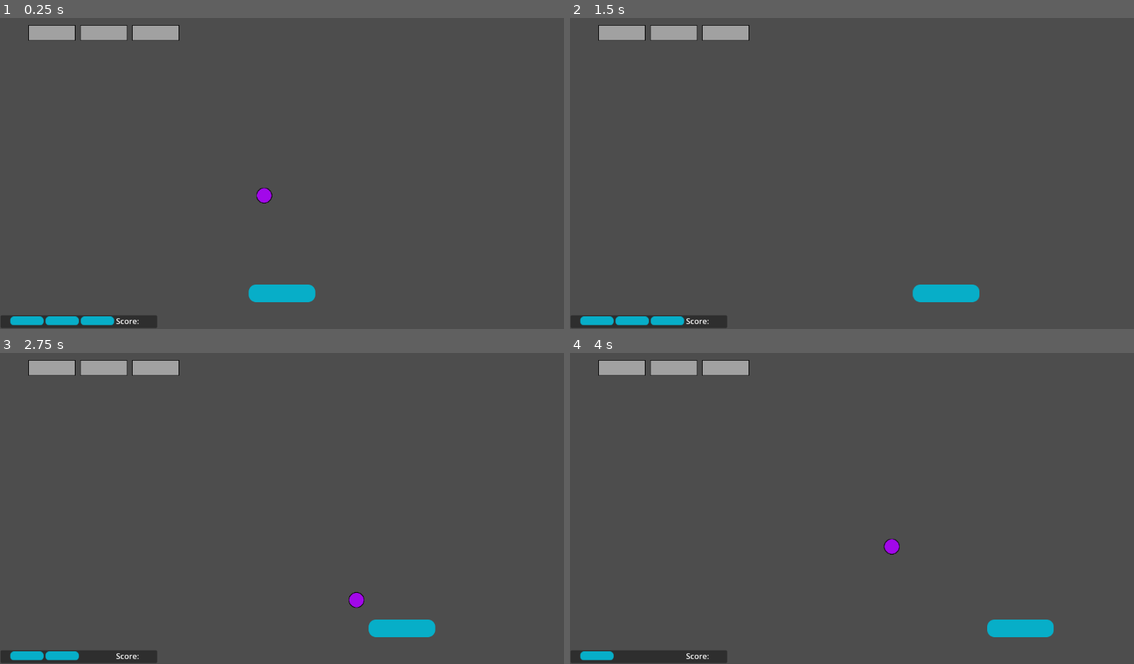
Above: before the commit, frames 1-4 (two rows, left to right).
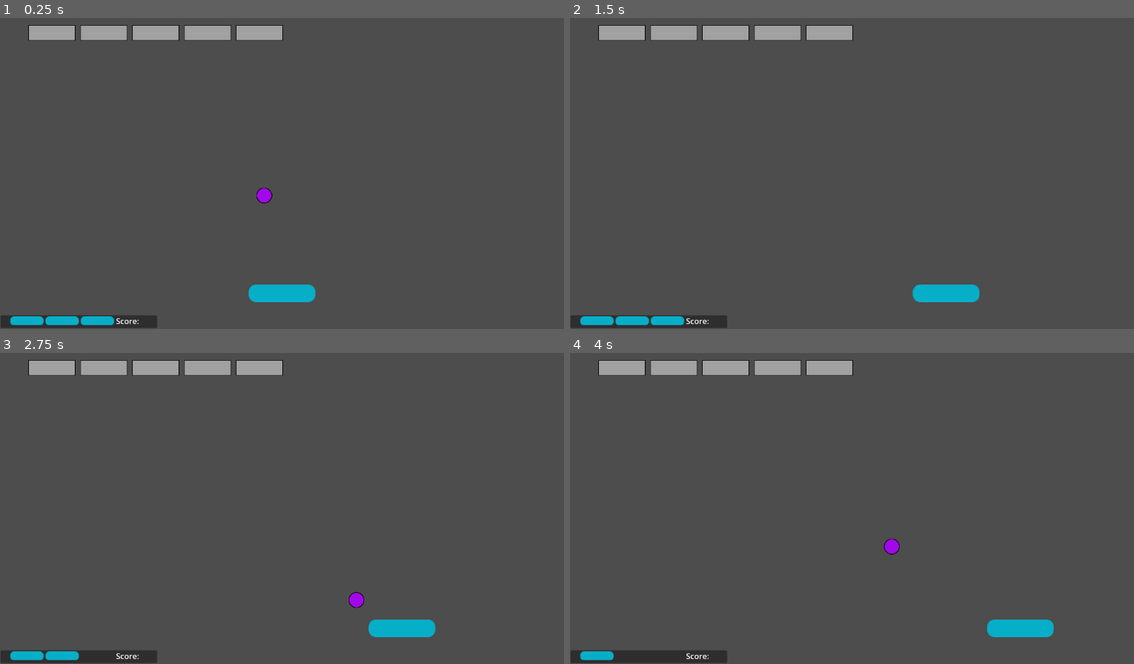
Above: after the commit, the same moments.

Repository: adrianschofield/unshaped-godot-block
Game: Godot game, scene res://Scenes/level_2.tscn
The game is run twice, just before and just after one commit, with the same random seed, the same clock (stepped at 60 frames per second) and the same inputs. This scene is started directly instead of the project's main scene. Sound files missing from this copy of the repository are replaced by a short silence.
Inputs:
- Up to frame 1 (0.25 s): no input
- Up to frame 2 (1.5 s): hold D (move_right) 0.53-1.28 s; hold A (move_left) from 1.28 s (still down)
- Up to frame 3 (2.75 s): release A (move_left) at 2.03 s; hold D (move_right) from 2.03 s (still down)
- Up to frame 4 (4 s): release D (move_right) at 3.53 s; hold A (move_left) from 3.53 s (still down)

The runs differ from the first frame. In frame 1, 0.8% of the frame differs, in the area x 32-51%, y 2-8%; in frame 2, 0.8%; in frame 3, 0.8%; in frame 4, 0.8%.

Commit message:
Added a new script for level 2

Diff:
--- a/Scenes/level_2.tscn
+++ b/Scenes/level_2.tscn
@@ -1,11 +1,11 @@
 [gd_scene load_steps=4 format=3 uid="uid://qpee1qvhlhug"]
 
-[ext_resource type="Script" path="res://Scripts/level_1.gd" id="1_hctp6"]
+[ext_resource type="Script" path="res://Scripts/level_2.gd" id="1_e3qdf"]
 [ext_resource type="PackedScene" uid="uid://dhkx56g3utlst" path="res://Scenes/player.tscn" id="2_unpov"]
 [ext_resource type="PackedScene" uid="uid://d1govbj1wob2m" path="res://Scenes/ui.tscn" id="3_2qp8v"]
 
 [node name="MainScene" type="Node2D"]
-script = ExtResource("1_hctp6")
+script = ExtResource("1_e3qdf")
 
 [node name="Player" parent="." instance=ExtResource("2_unpov")]
 position = Vector2(565, 529)
--- /dev/null
+++ b/Scripts/level_2.gd
@@ -0,0 +1,67 @@
+extends Node2D
+
+# Blocks will be generated in a grid using the following information
+const BLOCK_ROWS : int = 2 # 1 rows
+const BLOCK_COLS : int = 6 # 5 columns
+const BLOCK_PADDING : int = 10
+# TODO get these from the sprite
+const BLOCK_HEIGHT : int = 32
+const BLOCK_WIDTH : int = 96
+
+const POINTS : int = 10
+
+# Total number of blocks spawned in so that we can keep track
+var block_count : int = (BLOCK_ROWS - 1) * (BLOCK_COLS - 1)
+
+# preload the ball scene so that we can instantiate balls
+# var ball_scene = preload("res://ball.tscn")
+# preload the block scene so that we can easily instantiate multiple blocks
+var block_scene = preload("res://Scenes/block.tscn")
+
+# Called when the node enters the scene tree for the first time.
+func _ready():
+
+	# spawn blocks
+	spawn_blocks()
+
+	# Drop the ball into the scene
+	Global.spawn_ball()
+
+# Called every frame. 'delta' is the elapsed time since the previous frame.
+func _process(_delta):
+	pass
+
+func spawn_blocks():
+	# I want to programatically create my blocks rather than just manually adding them to the scene
+	# Create a loop, I need to start at 1 not zero so using a range, for both x and y
+	for x in range (1, BLOCK_COLS):
+		for y in range (1, BLOCK_ROWS):
+			# Create a new instance of the block scene which is preloaded
+			var block_instance = block_scene.instantiate()
+			# Work out the position of the block based on a grid design
+			var block_x = (BLOCK_PADDING + (BLOCK_WIDTH)) * x
+			var block_y = (BLOCK_PADDING + (BLOCK_HEIGHT)) * y
+			# Then set the position
+			block_instance.position = Vector2(block_x, block_y)
+			# Connect up the destroy signal so we can keep track
+			block_instance.block_destroyed.connect(update_block_count)
+			# Add the new scene to the main scene
+			add_child(block_instance)
+
+
+func update_block_count():
+
+	# update the block count
+	block_count -= 1
+
+	# the game ends if all the blocks are destroyed
+	if block_count <= 0:
+		# TODO We need to kill the ball
+		# TODO Check if we increase the score
+		Global.do_level_finished()
+		Global.next_level()
+	else:
+		Global.do_update_score(POINTS)
+
+	# DBG
+	print (block_count, Global.score)
